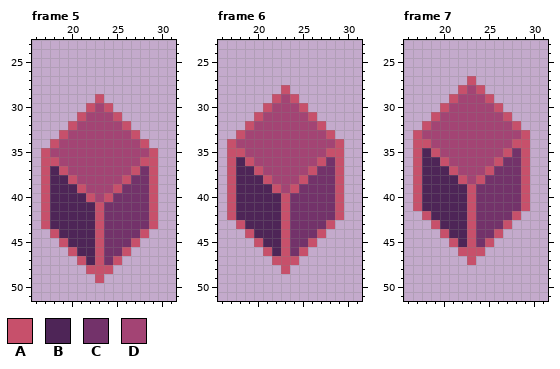
Pixel-art file, stored at bleed-client/asesprite/Collectables.aseprite. Above, as it was before the edit.
47x71 pixels, 7 frames. Shown: frame 5: x 16..31, y 23..51; frame 6: x 16..31, y 23..51; frame 7: x 16..31, y 23..51. The commit also changed other frames, which this record leaves out.
Palette (. is transparent): A #c7506b  B #4e2557  C #73326a  D #a34474
Pixels before, frame 5, first column x 17:
29 ......A......
30 .....ADA.....
31 ....ADDDA....
32 ...ADDDDDA...
33 ..ADDDDDDDA..
34 .ADDDDDDDDDA.
35 ADDDDDDDDDDDA
36 AADDDDDDDDDAA
37 ABADDDDDDDACA
38 ABBADDDDDACCA
39 ABBBADDDACCCA
40 ABBBBADACCCCA
41 ABBBBBACCCCCA
42 ABBBBBACCCCCA
43 ABBBBBACCCCCA
44 .ABBBBACCCCA.
45 ..ABBBACCCA..
46 ...ABBACCA...
47 ....ABACA....
48 .....AAA.....
49 ......A......
Pixels before, frame 6, first column x 17:
28 ......A......
29 .....ADA.....
30 ....ADDDA....
31 ...ADDDDDA...
32 ..ADDDDDDDA..
33 .ADDDDDDDDDA.
34 ADDDDDDDDDDDA
35 AADDDDDDDDDAA
36 ABADDDDDDDACA
37 ABBADDDDDACCA
38 ABBBADDDACCCA
39 ABBBBADACCCCA
40 ABBBBBACCCCCA
41 ABBBBBACCCCCA
42 ABBBBBACCCCCA
43 .ABBBBACCCCA.
44 ..ABBBACCCA..
45 ...ABBACCA...
46 ....ABACA....
47 .....AAA.....
48 ......A......
Pixels before, frame 7, first column x 17:
27 ......A......
28 .....ADA.....
29 ....ADDDA....
30 ...ADDDDDA...
31 ..ADDDDDDDA..
32 .ADDDDDDDDDA.
33 ADDDDDDDDDDDA
34 AADDDDDDDDDAA
35 ABADDDDDDDACA
36 ABBADDDDDACCA
37 ABBBADDDACCCA
38 ABBBBADACCCCA
39 ABBBBBACCCCCA
40 ABBBBBACCCCCA
41 ABBBBBACCCCCA
42 .ABBBBACCCCA.
43 ..ABBBACCCA..
44 ...ABBACCA...
45 ....ABACA....
46 .....AAA.....
47 ......A......
After:
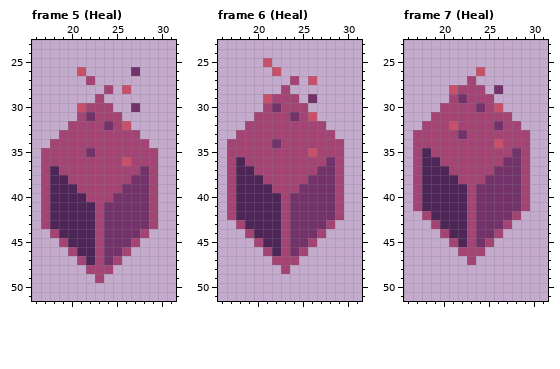
Diff:
layer "Layer 6" added
Changed rows in their new state; - is an unchanged pixel.
Frame 5 (Heal), layers "Layer 6", "Layer 4":
first column x 17:
26 ----A-----C--
27 -----D-------
28 -------D-A---
29 ------D------
30 ----AD-D--C--
31 ----DC--D----
32 ---D---C-----
33 --D-------D--
34 -D---------D-
35 D----C------D
36 DD-------A-DD
37 D-D-------D-D
38 D--D-----D--D
39 D---D---D---D
40 D----D-D----D
41 D-----D-----D
42 D-----D-----D
43 D-----D-----D
44 -D----D----D-
45 --D---D---D--
46 ---D--D--D---
47 ----D-D-D----
48 -----DDD-----
49 ------D------
Frame 6 (Heal), layers "Layer 6", "Layer 4":
first column x 17:
25 ----A--------
26 -----A-------
27 -------D-A---
28 ------D------
29 ----AD-D-C---
30 ----DC--D----
31 ---D---C-----
32 --D-------D--
33 -D---------D-
34 D----C------D
35 DD-------A-DD
36 D-D-------D-D
37 D--D-----D--D
38 D---D---D---D
39 D----D-D----D
40 D-----D-----D
41 D-----D-----D
42 D-----D-----D
43 -D----D----D-
44 --D---D---D--
45 ---D--D--D---
46 ----D-D-D----
47 -----DDD-----
48 ------D------
Frame 7 (Heal), layers "Layer 6", "Layer 4":
first column x 17:
26 -------A-----
27 ------D------
28 ----AD-D-C---
29 ----DC--D----
30 ---D---C-----
31 --D-------D--
32 -D--A----C-D-
33 D----C------D
34 DD-------A-DD
35 D-D-------D-D
36 D--D-----D--D
37 D---D---D---D
38 D----D-D----D
39 D-----D-----D
40 D-----D-----D
41 D-----D-----D
42 -D----D----D-
43 --D---D---D--
44 ---D--D--D---
45 ----D-D-D----
46 -----DDD-----
47 ------D------
Changed places in both pictures, as pixel boxes (x1, y1, x2, y2):
changed: (41, 67, 158, 283)
changed: (227, 58, 344, 274)
changed: (413, 67, 530, 265)
